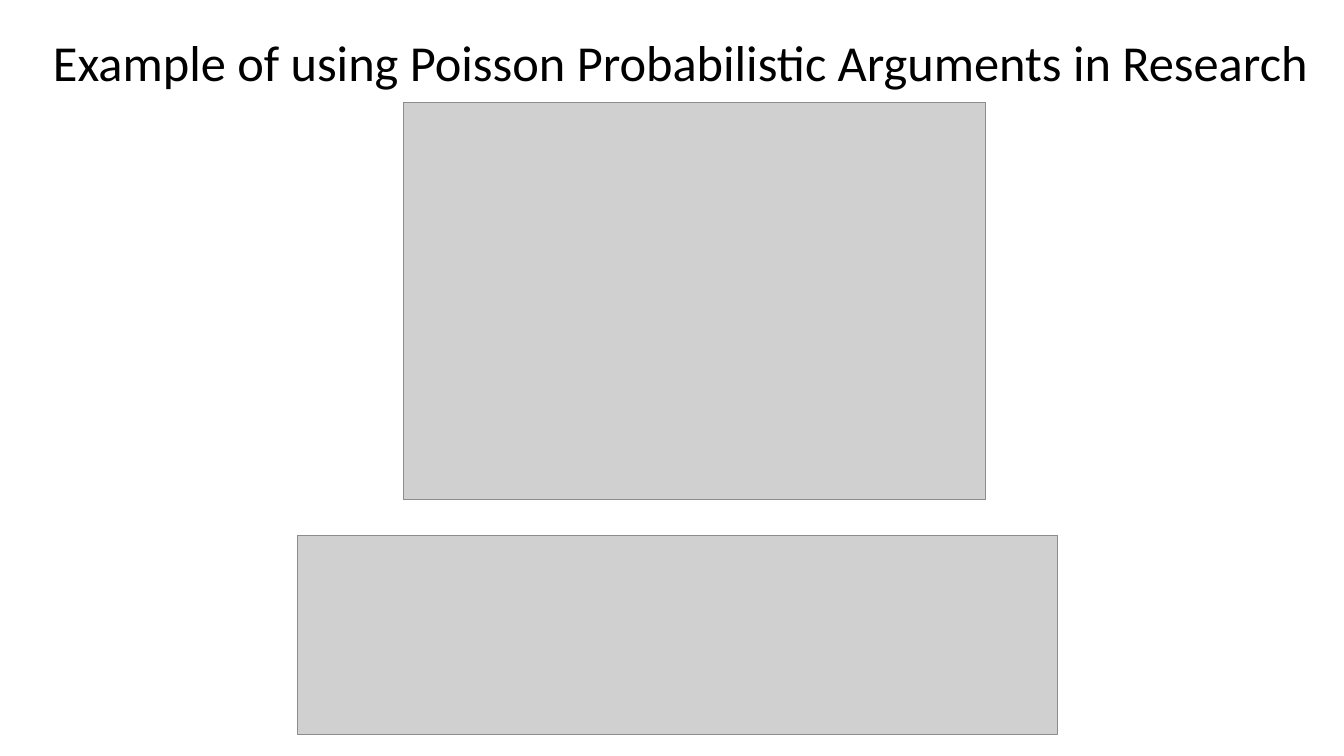
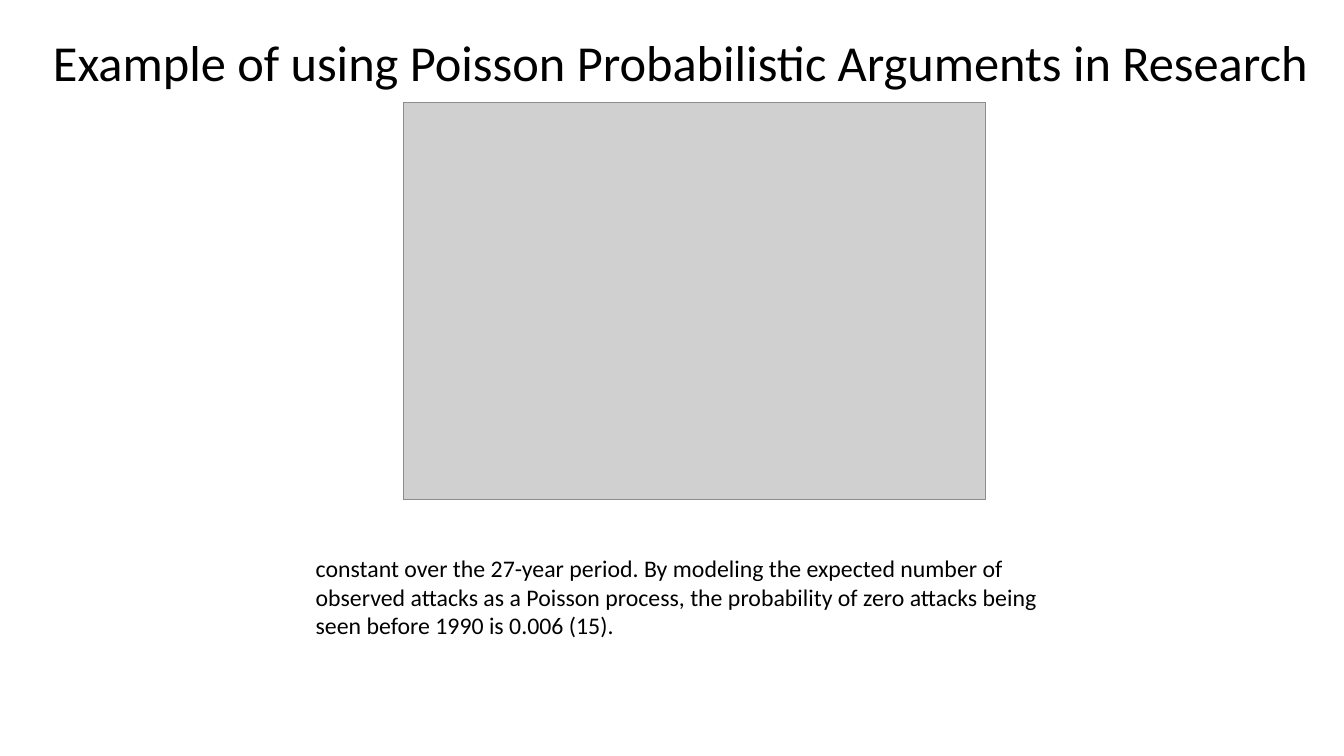
Before and after one commit to taaltree/FW536, a slide deck: slide 36 of Day1_Probability/FW536_Day1_Afternoon Distributions I_accessible.pptx. Drawn at 1344x756 pixels with LibreOffice and Linux fonts; fonts in the diff are those of the drawing; grey boxes stand for pictures. Boxes give left, top, right and bottom in pixels: in the first picture for what was removed or moved away, otherwise in the second. Text is boxed around its words. In the diff, an @@ line names an element or a change of style, - is before the commit and + after.

```diff
--- a/Day1_Probability/FW536_Day1_Afternoon Distributions I_accessible.pptx
+++ b/Day1_Probability/FW536_Day1_Afternoon Distributions I_accessible.pptx
@@ picture removed at <box>297,535,1058,734</box> @@
@@ text added at <box>316,560,1037,637</box>, 17 pt, text #000000 @@
+constant over the 27-year period. By modeling the expected number of observed attacks as a Poisson process, the probability of zero attacks being seen before 1990 is 0.006 (15).
```
Also in this commit, not shown: 5 other slides changed.
